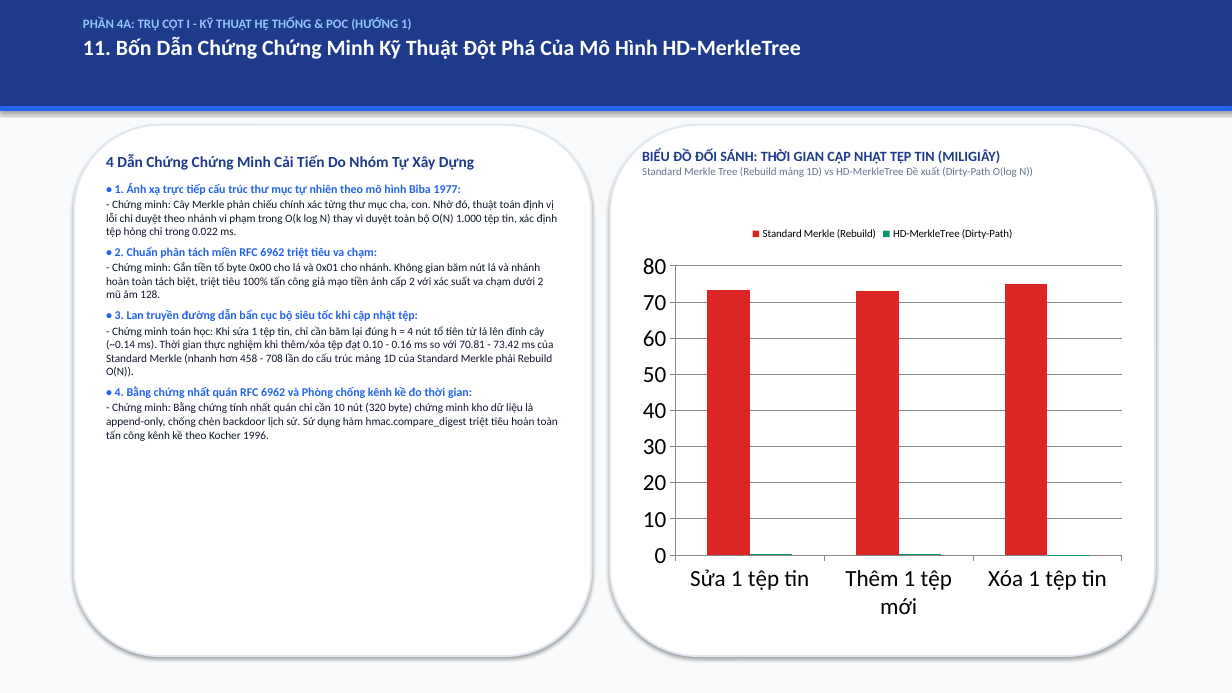
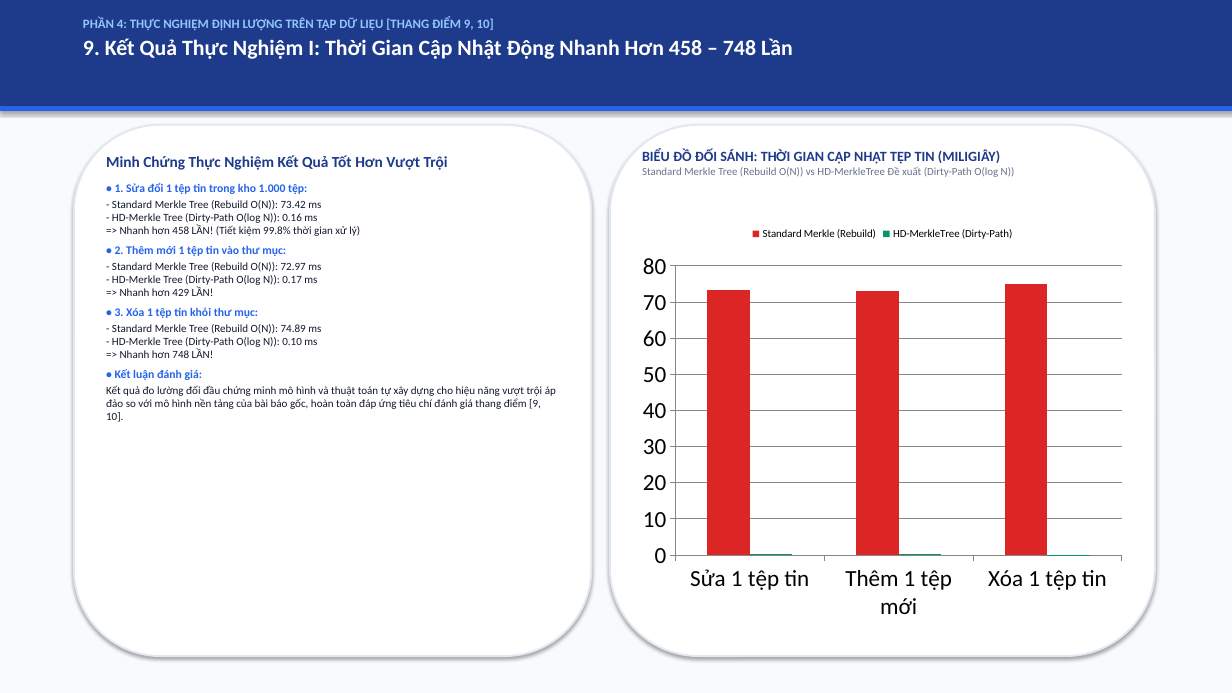
Before and after one commit to kietvo5924/ATBMHTTT_DT005_FileIntegrity, a slide deck: slide 10 of docs/Bao_Cao_Giua_Ky_DT05.pptx (slide 12 before the commit). Drawn at 1232x693 pixels with LibreOffice and Linux fonts; fonts in the diff are those of the drawing. Boxes give left, top, right and bottom in pixels: in the first picture for what was removed or moved away, otherwise in the second. Text is boxed around its words. In the diff, an @@ line names an element or a change of style, - is before the commit and + after.

```diff
--- a/docs/Bao_Cao_Giua_Ky_DT05.pptx
+++ b/docs/Bao_Cao_Giua_Ky_DT05.pptx
@@ text at [83,17,793,59]: text changed @@
-PHẦN 4A: TRỤ CỘT I - KỸ THUẬT HỆ THỐNG & POC (HƯỚNG 1)
-11. Bốn Dẫn Chứng Chứng Minh Kỹ Thuật Đột Phá Của Mô Hình HD-MerkleTree
+PHẦN 4: THỰC NGHIỆM ĐỊNH LƯỢNG TRÊN TẬP DỮ LIỆU [THANG ĐIỂM 9, 10]
+9. Kết Quả Thực Nghiệm I: Thời Gian Cập Nhật Động Nhanh Hơn 458 – 748 Lần
@@ text at [106,155,556,422]: text changed; size 8.8 to 8.6 pt @@
-4 Dẫn Chứng Chứng Minh Cải Tiến Do Nhóm Tự Xây Dựng
-• 1. Ánh xạ trực tiếp cấu trúc thư mục tự nhiên theo mô hình Biba 1977:
-- Chứng minh: Cây Merkle phản chiếu chính xác từng thư mục cha, con. Nhờ đó, thuật toán định vị lỗi chỉ duyệt theo nhánh vi phạm trong O(k log N) thay vì duyệt toàn bộ O(N) 1.000 tệp tin, xác định tệp hỏng chỉ trong 0.022 ms.
-• 2. Chuẩn phân tách miền RFC 6962 triệt tiêu va chạm:
-- Chứng minh: Gắn tiền tố byte 0x00 cho lá và 0x01 cho nhánh. Không gian băm nút lá và nhánh hoàn toàn tách biệt, triệt tiêu 100% tấn công giả mạo tiền ảnh cấp 2 với xác suất va chạm dưới 2 mũ âm 128.
-• 3. Lan truyền đường dẫn bẩn cục bộ siêu tốc khi cập nhật tệp:
-- Chứng minh toán học: Khi sửa 1 tệp tin, chỉ cần băm lại đúng h = 4 nút tổ tiên từ lá lên đỉnh cây (~0.14 ms). Thời gian thực nghiệm khi thêm/xóa tệp đạt 0.10 - 0.16 ms so với 70.81 - 73.42 ms của Standard Merkle (nhanh hơn 458 - 708 lần do cấu trúc mảng 1D của Standard Merkle phải Rebuild O(N)).
-• 4. Bằng chứng nhất quán RFC 6962 và Phòng chống kênh kề đo thời gian:
-- Chứng minh: Bằng chứng tính nhất quán chỉ cần 10 nút (320 byte) chứng minh kho dữ liệu là append-only, chống chèn backdoor lịch sử. Sử dụng hàm hmac.compare_digest triệt tiêu hoàn toàn tấn công kênh kề theo Kocher 1996.
+Minh Chứng Thực Nghiệm Kết Quả Tốt Hơn Vượt Trội
+• 1. Sửa đổi 1 tệp tin trong kho 1.000 tệp:
+- Standard Merkle Tree (Rebuild O(N)): 73.42 ms
+- HD-Merkle Tree (Dirty-Path O(log N)): 0.16 ms
+=> Nhanh hơn 458 LẦN! (Tiết kiệm 99.8% thời gian xử lý)
+• 2. Thêm mới 1 tệp tin vào thư mục:
+- Standard Merkle Tree (Rebuild O(N)): 72.97 ms
+- HD-Merkle Tree (Dirty-Path O(log N)): 0.17 ms
+=> Nhanh hơn 429 LẦN!
+• 3. Xóa 1 tệp tin khỏi thư mục:
+- Standard Merkle Tree (Rebuild O(N)): 74.89 ms
+- HD-Merkle Tree (Dirty-Path O(log N)): 0.10 ms
+=> Nhanh hơn 748 LẦN!
+• Kết luận đánh giá:
+Kết quả đo lường đối đầu chứng minh mô hình và thuật toán tự xây dựng cho hiệu năng vượt trội áp đảo so với mô hình nền tảng của bài báo gốc, hoàn toàn đáp ứng tiêu chí đánh giá thang điểm [9, 10].
@@ text at [642,167,1015,177]: text changed @@
-Standard Merkle Tree (Rebuild mảng 1D) vs HD-MerkleTree Đề xuất (Dirty-Path O(log N))
+Standard Merkle Tree (Rebuild O(N)) vs HD-MerkleTree Đề xuất (Dirty-Path O(log N))
```
Also in this commit, not shown: 13 other slides changed, 4 slides added, 4 slides removed, 6 other files.
